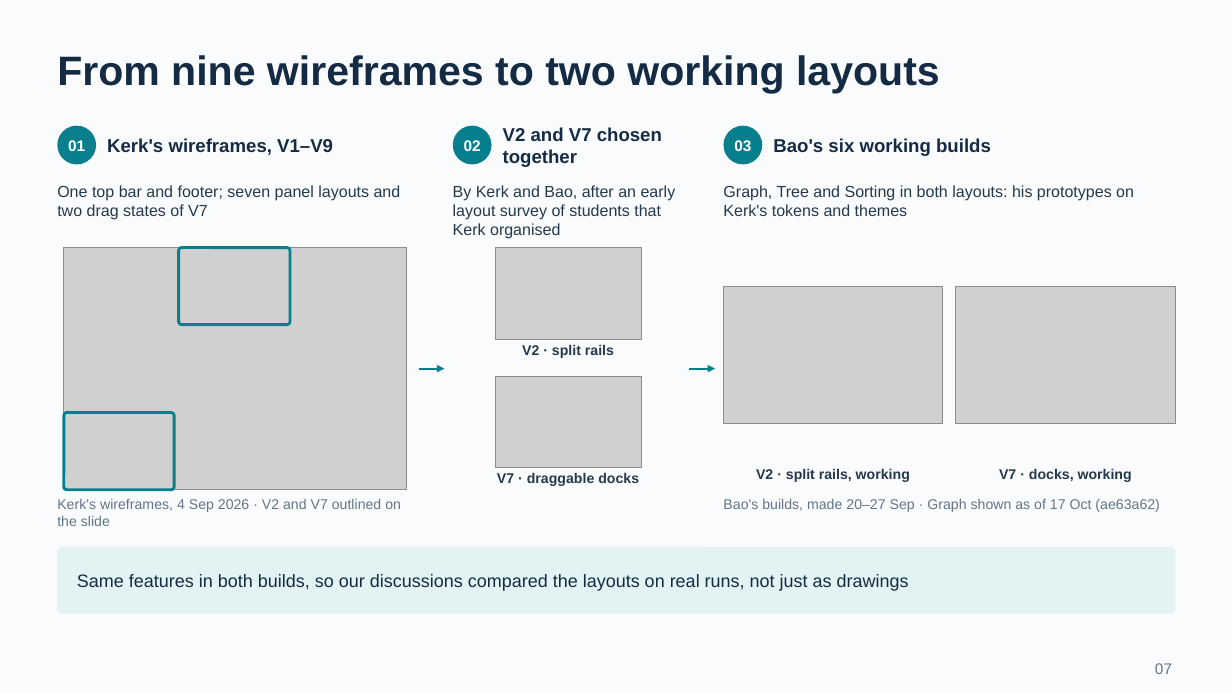
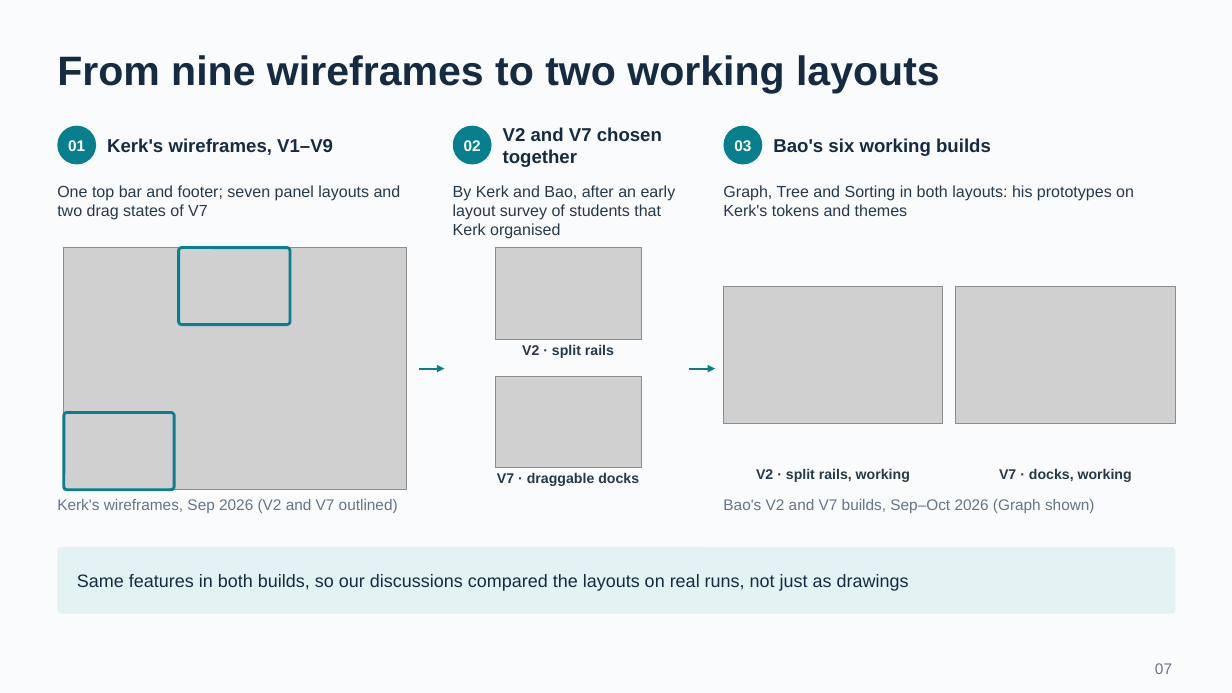
Before and after one commit to BJoozz/docsforfyp, a slide deck: slide 7 of presentation/VisuAlgo_CA_Presentation.pptx. Drawn at 1232x693 pixels with LibreOffice and Linux fonts; fonts in the diff are those of the drawing; grey boxes stand for pictures. Boxes give left, top, right and bottom in pixels: in the first picture for what was removed or moved away, otherwise in the second. Text is boxed around its words. In the diff, an @@ line names an element or a change of style, - is before the commit and + after.

```diff
--- a/presentation/VisuAlgo_CA_Presentation.pptx
+++ b/presentation/VisuAlgo_CA_Presentation.pptx
@@ text at [57,499,398,513]: text changed; size 11 to 12 pt @@
-Kerk's wireframes, 4 Sep 2026 · V2 and V7 outlined on the slide
+Kerk's wireframes, Sep 2026 (V2 and V7 outlined)
@@ text at [723,499,1095,513]: text changed; size 11 to 12 pt @@
-Bao's builds, made 20–27 Sep · Graph shown as of 17 Oct (ae63a62)
+Bao's V2 and V7 builds, Sep–Oct 2026 (Graph shown)
```
Also in this commit, not shown: 13 other slides changed, 1 slide added, 5 slides removed, 16 other files.
